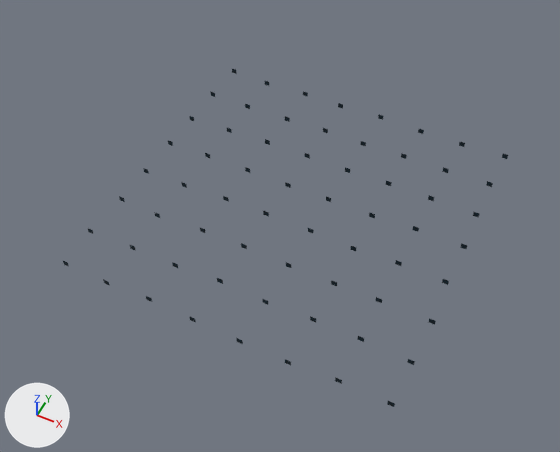
The glTF model netrun/assets/models/env/floor.glb, before and after one commit.
One viewpoint serves both versions: a 50 mm camera at (1.19, -2.58, 3.03) aimed at (0.01, -0.22, 0.09). Every picture has the same lights, and +X, +Y and +Z are marked at lower left. The first picture is the older version.

In view in the first picture: 'floor_dots'.
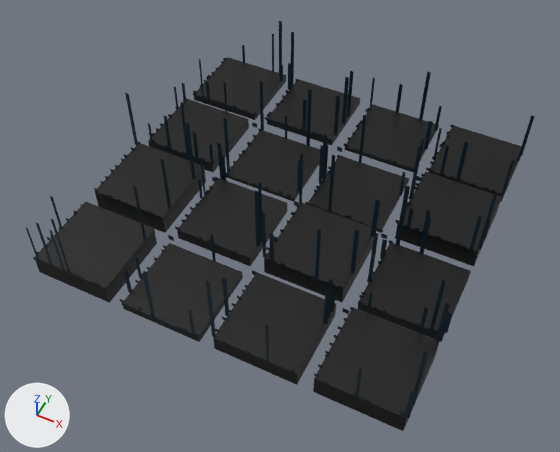
Location of each change, (x1, y1, x2, y2) in pixels of the pictures (560 x 452 px):
'floor_tiles', added: after (35, 57, 522, 431)
'floor_streaks', added: after (25, 21, 535, 418)
'floor_edges', added: after (33, 58, 503, 416)
'floor_dots', unchanged, covered by the edit: before (63, 69, 508, 407); after (168, 122, 422, 314)

The change, as a list of edits to the scene's bpy script:
```text
Add mat_streaks:
    mat_streaks = bpy.data.materials.new('streaks')
    # nodes: BsdfPrincipled, Mix, OutputMaterial, VertexColor
    # colours: dark blue #192730, mixed with the vertex colours
Add mat_solid_dark:
    mat_solid_dark = bpy.data.materials.new('solid_dark')
    # nodes: BsdfPrincipled, Mix, OutputMaterial, VertexColor
    # colours: dark blue #192730, mixed with the vertex colours
Add me_floor_streaks:
    me_floor_streaks.from_pydata(...)  # 384 vertices, 192 faces; spans x -0.97..0.97, y -0.96..0.96, z 0.02..0.52
    me_floor_streaks.materials.append(mat_streaks)
Add me_floor_edges:
    me_floor_edges.from_pydata(...)  # 1152 vertices, 576 faces; spans x -0.98..0.96, y -0.97..0.95, z 0.0..0.14
    me_floor_edges.materials.append(mat_points)
Add me_floor_tiles:
    me_floor_tiles.from_pydata(...)  # 128 vertices, 192 faces; spans x -0.96..0.96, y -0.96..0.96, z 0.0..0.12
    me_floor_tiles.materials.append(mat_solid_dark)
Add ob_floor_streaks:
    ob_floor_streaks = bpy.data.objects.new('floor_streaks', me_floor_streaks)
    ob_floor_streaks.location = (0.0, 0.0, 0.0)
Add ob_floor_edges:
    ob_floor_edges = bpy.data.objects.new('floor_edges', me_floor_edges)
    ob_floor_edges.location = (0.0, 0.0, 0.0)
Add ob_floor_tiles:
    ob_floor_tiles = bpy.data.objects.new('floor_tiles', me_floor_tiles)
    ob_floor_tiles.location = (0.0, 0.0, 0.0)
```
